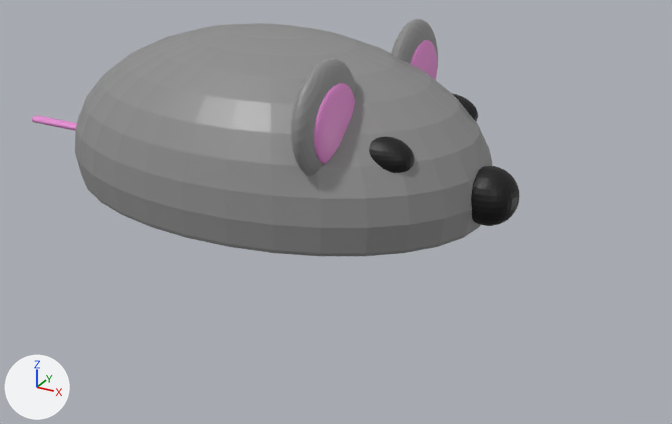
Two versions of the FBX model Assets/Prototype 2/Models/Mouse.fbx, one commit apart.
Camera for both pictures: a 50 mm camera at (1.01, -3.26, 1.16) aimed at (-0.79, 0.01, -0.47). The axes (+X, +Y, +Z) are drawn at lower left. The lights are the same throughout.
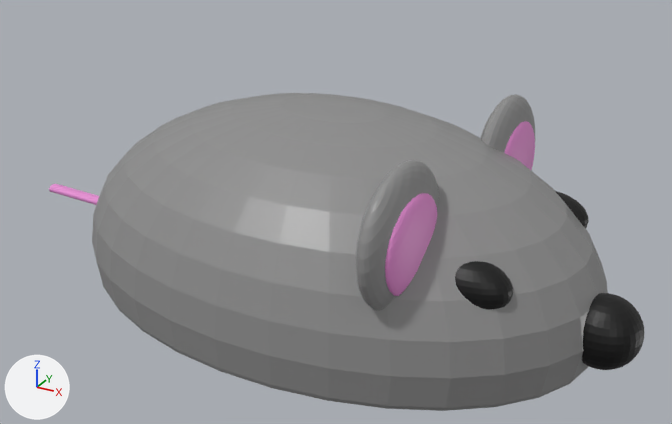
Edits to the scene script, one JSON object a line:
```json
{"block": "me_sphere_007", "where": "me_sphere_007.from_pydata(...)  # 3115 vertices, 3175 faces; spans x -60.5..18.0, y -5.2..3.4, z -7.0..1.5"}
{"block": "me_sphere_007", "where": "# used by ob_sphere_007; location = (-0.714, 0.71, -0.011); rotation_euler = (-0.718, 0.0, 0.0), in degrees (-41, 0, 0); scale = (0.0359, 0.169, 0.163)"}
{"block": "me_sphere_007", "change": "me_sphere_007 part 1: the loose piece of 321 vertices spanning x -3.3..0.7, y -1.5..1.4, z -0.4..1.5 is multiplied about its middle by the matrix ((0.027, 0.007, 0.008), (-0.002, 0.171, 0.166), (0.0, -0.593, 0.568)), then moved by (2.2, 0.9, 2.6), in mat_pink_001 (pink #e78ed4)"}
{"block": "me_sphere_007", "change": "me_sphere_007 part 2: the loose piece of 321 vertices spanning x -46.2..14.2, y -4.4..3.4, z -7.0..0.6 is multiplied about its middle by the matrix ((0.055, 0.011, 0.01), (-0.004, 0.265, 0.223), (-0.001, -0.798, 0.876)), then moved by (16.0, 0.5, 3.7)"}
{"block": "me_sphere_007", "change": "me_sphere_007 part 3: a new loose piece, a UV sphere (32 segments, 16 rings, poles along z) spanning x 1.5..1.89, y -0.41..0.12, z -0.66..1.17, in mat_black (black #000000)"}
{"block": "me_sphere_007", "change": "me_sphere_007 part 4: the loose piece of 482 vertices spanning x 1.0..9.4, y -0.6..0.5, z -1.7..-0.6 is multiplied about its middle by the matrix ((0.055, 0.011, 0.01), (-0.004, 0.265, 0.223), (-0.001, -0.798, 0.876)), then moved by (-4.0, 0.6, 3.1)"}
{"block": "me_sphere_007", "change": "me_sphere_007 part 5: the loose piece of 482 vertices spanning x 0.1..8.4, y -3.3..-2.3, z -4.3..-3.2 is multiplied about its middle by the matrix ((0.055, 0.011, 0.01), (-0.004, 0.265, 0.223), (-0.001, -0.798, 0.876)), then moved by (-3.2, 2.0, 5.6)"}
{"block": "me_sphere_007", "change": "me_sphere_007 part 6: the loose piece of 321 vertices spanning x -1.0..1.0, y -1.0..1.0, z -0.3..1.0 is multiplied about its middle by the matrix ((0.109, 0.017, 0.014), (-0.009, 0.405, 0.297), (-0.002, -1.061, 1.342)), then moved by (0.9, 0.9, 3.1), in mat_grey (grey #8e8e8e)"}
{"block": "me_sphere_007", "change": "me_sphere_007 part 7: the loose piece of 321 vertices spanning x -3.2..0.8, y -5.2..-3.2, z -4.9..-1.9 is multiplied about its middle by the matrix ((0.027, 0.008, 0.007), (-0.002, 0.184, 0.153), (0.0, -0.546, 0.61)), then moved by (2.1, 3.2, 6.5), in mat_pink (pink #e78ed4)"}
{"block": "me_sphere_007", "change": "me_sphere_007 part 8: the loose piece of 64 vertices spanning x -60.5..-45.3, y -0.2..0.1, z -3.8..-3.5 is scaled about its middle by (0.0548, 0.362, 0.545), then moved by (50.9, 0.2, 3.4)"}
{"block": "me_sphere_007", "change": "me_sphere_007 part 9: the loose piece of 321 vertices spanning x -0.8..1.2, y -4.8..-3.4, z -4.5..-2.4 is multiplied about its middle by the matrix ((0.109, 0.015, 0.015), (-0.009, 0.38, 0.326), (-0.002, -1.166, 1.259)), then moved by (0.6, 3.0, 6.8), in mat_grey (grey #8e8e8e)"}
{"block": "me_sphere_007", "change": "me_sphere_007 part 10: the loose piece of 482 vertices spanning x 10.9..18.0, y -1.2..0.3, z -4.2..-2.6 is deleted"}
{"op": "set", "path": "ob_sphere_007.rotation_euler", "old": "(-0.718, 0.0, 0.0)", "new": "(0.0, 0.0, 0.0)", "note": "degrees (-41, 0, 0) -> degrees (0, 0, 0)"}
{"op": "set", "path": "ob_sphere_007.location", "old": "(-0.714, 0.71, -0.011)", "new": "(-0.617, -0.386, -0.498)"}
{"op": "set", "path": "ob_sphere_007.scale", "old": "(0.0359, 0.169, 0.163)", "new": "(0.653, 0.481, 0.14)"}
```

What differs and where, as boxes (x1, y1, x2, y2) in the pictures (672 x 424 px; the box of a moved part takes in the faces that stretch with it):
```json
{"object": "Sphere.007", "change": "reshaped, moved, rescaled, turned", "before": [32, 19, 520, 256], "after": [49, 93, 644, 411]}
{"part": 1, "of": "me_sphere_007", "change": "moved or reshaped", "before": [391, 19, 438, 68], "after": [504, 121, 535, 170]}
{"part": 2, "of": "me_sphere_007", "change": "moved or reshaped", "before": [75, 23, 492, 256], "after": [92, 93, 608, 411]}
{"part": 3, "of": "me_sphere_007", "change": "added", "after": [582, 293, 644, 370], "on screen": "black"}
{"part": 4, "of": "me_sphere_007", "change": "moved or reshaped", "before": [452, 93, 478, 121], "after": [555, 191, 589, 229]}
{"part": 5, "of": "me_sphere_007", "change": "moved or reshaped", "before": [369, 137, 414, 173], "after": [455, 261, 513, 309]}
{"part": 6, "of": "me_sphere_007", "change": "moved or reshaped", "before": [410, 40, 437, 80], "after": [480, 94, 535, 153]}
{"part": 7, "of": "me_sphere_007", "change": "moved or reshaped", "before": [291, 58, 356, 176], "after": [385, 193, 437, 296]}
{"part": 8, "of": "me_sphere_007", "change": "moved or reshaped", "before": [32, 115, 77, 131], "after": [49, 184, 99, 205]}
{"part": 9, "of": "me_sphere_007", "change": "moved or reshaped", "before": [314, 83, 355, 164], "after": [356, 160, 439, 310]}
{"part": 10, "of": "me_sphere_007", "change": "deleted", "before": [471, 166, 520, 226], "on screen": "black"}
```
